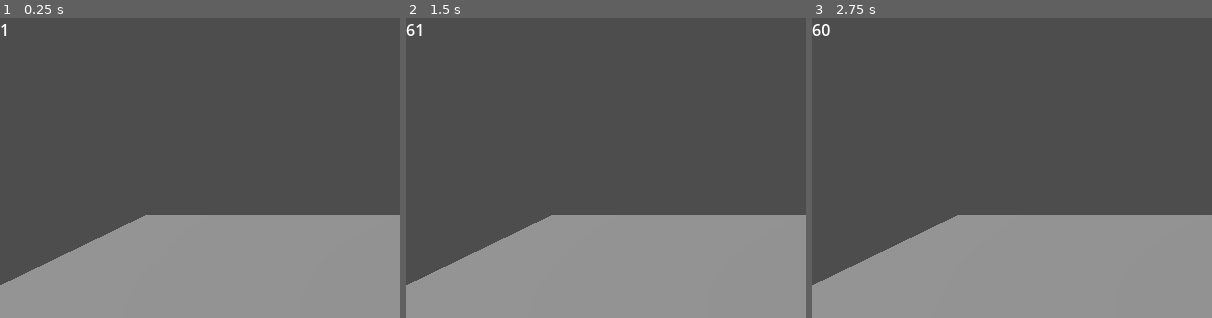
Above: before the commit, frames 1-3 (left to right).
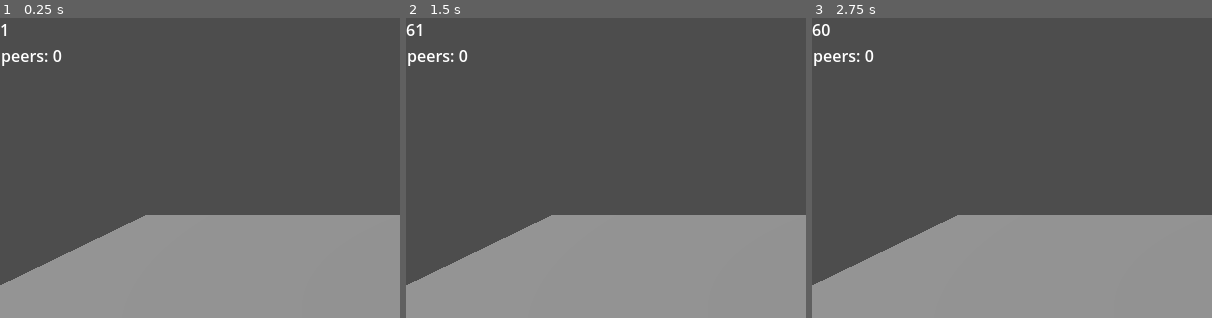
Above: after the commit, the same moments.

Repository: DigitallyTailored/godot4-mp-client-position-sync
Game: Godot game, scene res://world.tscn
Same seed, same stepped clock (60 frames per second), same inputs: the game is played once before the commit and once after it.
Inputs:
- Up to frame 1 (0.25 s): no input
- Up to frame 2 (1.5 s): click "Client" at 0.5 s; tap Enter (ui_accept) at 1.25 s; hold D (move_right) from 1.28 s (still down)
- Up to frame 3 (2.75 s): tap Enter (ui_accept) at 1.52, 2, 2.27 s; release D (move_right) at 2.03 s; hold S (move_down) from 2.03 s (still down)
The pictures show only the part of the screen within x 0-50%, y 0-50%; the shares and areas given below are measured in that part.

The runs differ from the first frame. In frame 1, 0.3% of the frame differs, in the area x 0-16%, y 10-16%; in frame 2, 0.3%; in frame 3, 0.3%.

Commit message:
peer count

Diff:
--- /dev/null
+++ b/LabelPeerCount.gd
@@ -0,0 +1,11 @@
+extends Label
+
+
+# Called when the node enters the scene tree for the first time.
+func _ready():
+	pass # Replace with function body.
+
+
+# Called every frame. 'delta' is the elapsed time since the previous frame.
+func _process(delta):
+	text = "peers: " + str(%Players.get_child_count())
--- a/world.tscn
+++ b/world.tscn
@@ -1,7 +1,8 @@
-[gd_scene load_steps=5 format=3 uid="uid://d2siun1rkipur"]
+[gd_scene load_steps=6 format=3 uid="uid://d2siun1rkipur"]
 
 [ext_resource type="Script" path="res://world.gd" id="1_xuk0x"]
 [ext_resource type="Script" path="res://Label.gd" id="2_eslxk"]
+[ext_resource type="Script" path="res://LabelPeerCount.gd" id="2_nkoqp"]
 
 [sub_resource type="BoxShape3D" id="BoxShape3D_si1ab"]
 size = Vector3(1, 0.01, 1)
@@ -35,18 +36,26 @@
 layout_mode = 2
 text = "Client"
 
+[node name="PlayerSpawner" type="MultiplayerSpawner" parent="."]
+unique_name_in_owner = true
+_spawnable_scenes = PackedStringArray("res://player.tscn")
+spawn_path = NodePath("../Players")
+
 [node name="Players" type="Node" parent="."]
 unique_name_in_owner = true
-
-[node name="PlayerSpawner" type="MultiplayerSpawner" parent="Players"]
-unique_name_in_owner = true
-_spawnable_scenes = PackedStringArray("res://player.tscn")
-spawn_path = NodePath("..")
 
 [node name="Label" type="Label" parent="."]
 offset_right = 40.0
 offset_bottom = 23.0
 script = ExtResource("2_eslxk")
+
+[node name="Label2" type="Label" parent="."]
+offset_left = 1.0
+offset_top = 26.0
+offset_right = 74.0
+offset_bottom = 52.0
+text = "#######"
+script = ExtResource("2_nkoqp")
 
 [node name="floor" type="Node3D" parent="."]
 transform = Transform3D(30, 0, 0, 0, 1, 0, 0, 0, 30, 0, -2, 0)
